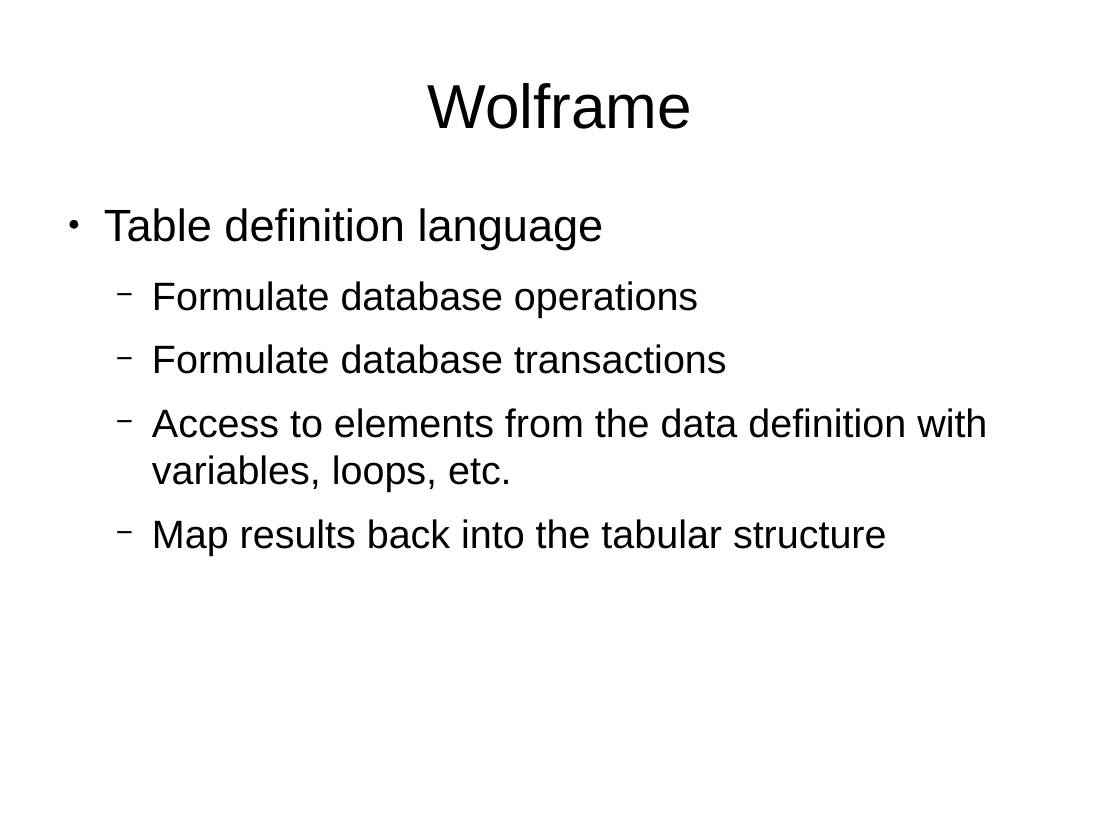
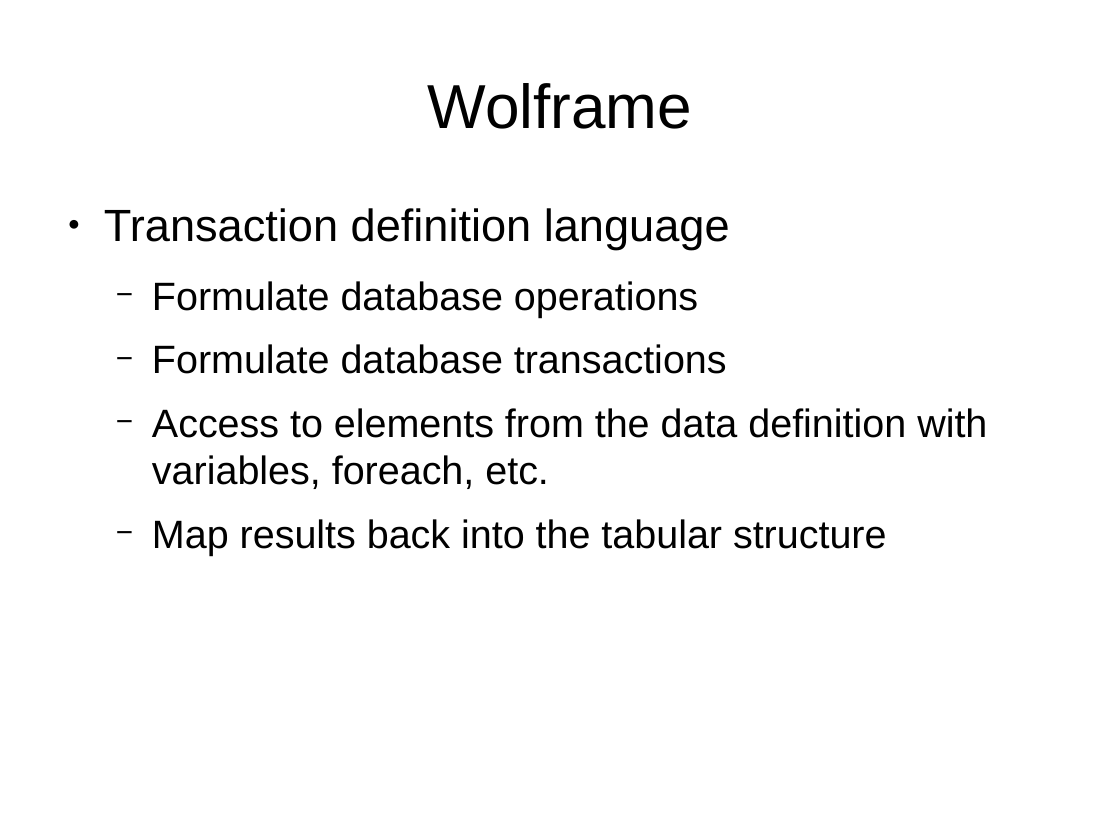
Before and after one commit to Wolframe/Wolframe, a slide deck: slide 5 of examples/tutorial/doc/tutorial.odp. Drawn at 1120x840 pixels with LibreOffice and Linux fonts; fonts in the diff are those of the drawing. Boxes give left, top, right and bottom in pixels: in the first picture for what was removed or moved away, otherwise in the second. Text is boxed around its words. In the diff, an @@ line names an element or a change of style, - is before the commit and + after.

```diff
--- a/examples/tutorial/doc/tutorial.odp
+++ b/examples/tutorial/doc/tutorial.odp
@@ text at (104,208,730,250): text changed @@
-● Table definition language
+● Transaction definition language
@@ text at (152,408,987,489): text changed @@
-  − Access to elements from the data definition with variables, loops, etc.
+  − Access to elements from the data definition with variables, foreach, etc.
```
Also in this commit, not shown: 6 other slides changed.
